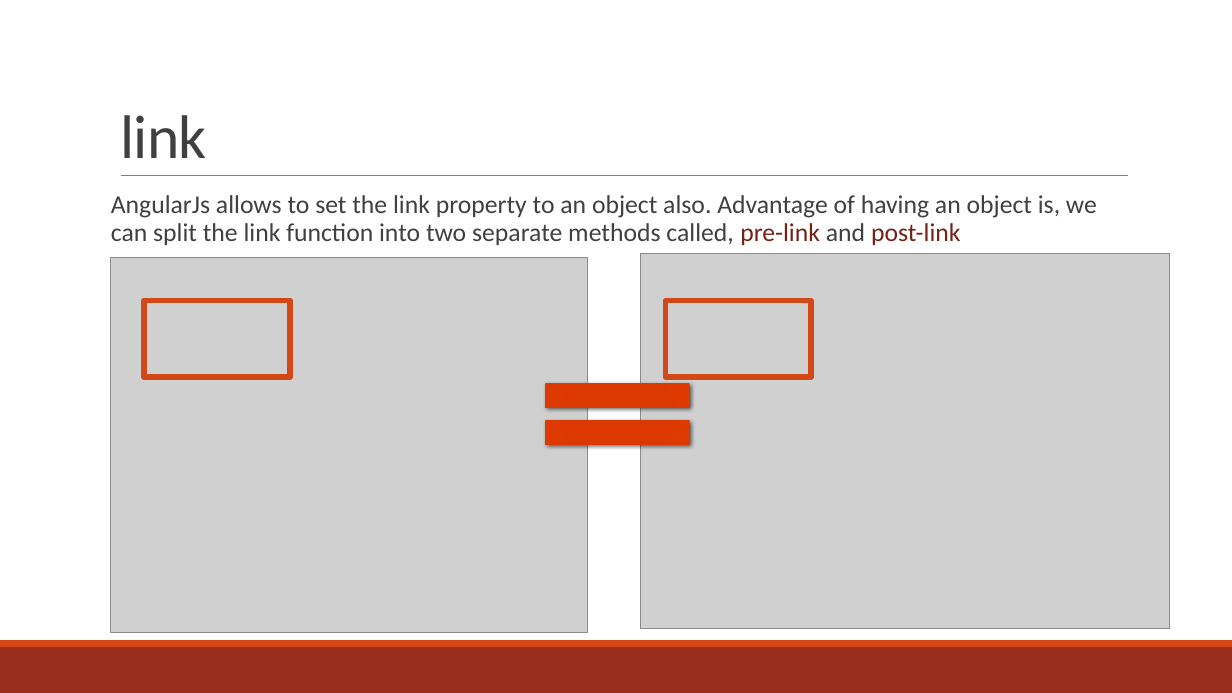
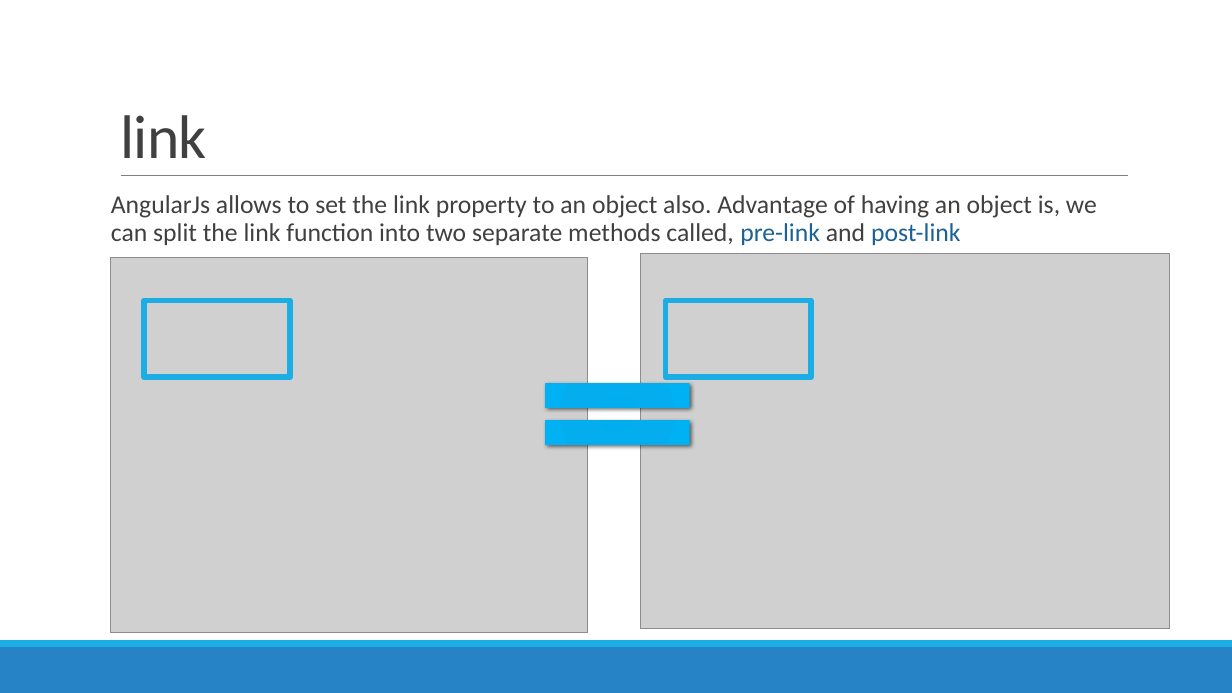
Before and after one commit to rivkiaizen/PhotoGalery, a slide deck: slide 30 of PhotoGalery/AngularJS-directive - final.pptx. Drawn at 1232x693 pixels with LibreOffice and Linux fonts; fonts in the diff are those of the drawing; grey boxes stand for pictures; background and template pictures are left out. Boxes give left, top, right and bottom in pixels: in the first picture for what was removed or moved away, otherwise in the second. Text is boxed around its words. In the diff, an @@ line names an element or a change of style, - is before the commit and + after.

```diff
--- a/PhotoGalery/AngularJS-directive - final.pptx
+++ b/PhotoGalery/AngularJS-directive - final.pptx
@@ text "AngularJs allows to set the ..." at (111,195,1097,245): text colour #742217 to #1D6294 in "pre-link post-link" @@
@@ rectangle at (144,300,289,377): outline #D34817 4.5 pt to #1CADE4 4.5 pt @@
@@ rectangle at (665,300,811,377): outline #D34817 4.5 pt to #1CADE4 4.5 pt @@
@@ math equal at (519,362,715,466): fill gradient #DA3900 to #DC3900 to #E03A00 to #DC430E to gradient #00ADEF to #03ADEE to #00B1F5 to #12B1EE @@
@@ rectangle at (0,647,1232,693): fill #9B2D1F to #2683C6 @@
@@ rectangle at (0,640,1232,647): fill #D34817 to #1CADE4 @@
```
Also in this commit, not shown: 53 other slides changed, 3 other files.
